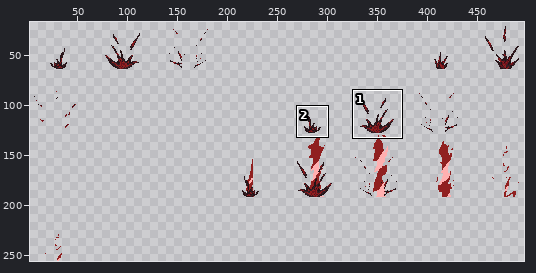
Edited in one commit: sprite sheet (Assets/Aseprite Files/Sprites/Flame Attack .png). The picture above shows the old version from afar; the outline marks the close-up.
Close-up. Before:
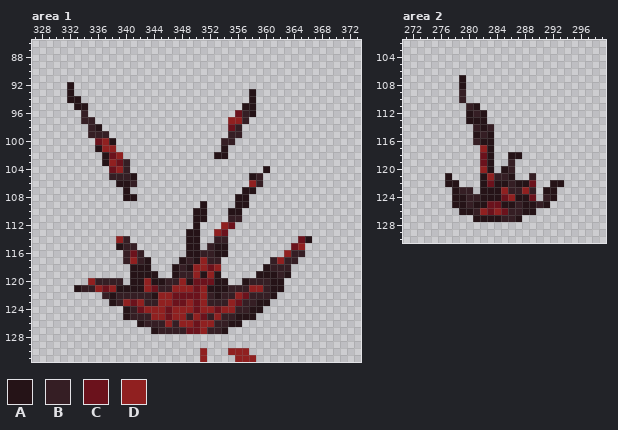
The file is 512x256 pixels. Shown: area 1: x 327..373, y 86..131; area 2: x 271..299, y 102..130. The wide view leaves out empty margins. The commit also changed other parts of the picture, which this record leaves out.
Palette (. is transparent): A #251317  B #351e24  C #6b121c  D #902020
Pixels before, area 1, first column x 332:
 92 A..................................
 93 A.........................A........
 94 AA........................A........
 95 .AA......................AA........
 96 ..B.....................CBA........
 97 ..BB...................DDB.........
 98 ...BA..................CB..........
 99 ...BBB.................BB..........
100 ....CDA...............BB...........
101 ....ADD...............A............
102 .....ACD.............AA............
103 .....ADCB..........................
104 ......CDB...................A......
105 ......BBBA................AB.......
106 .......AAB................DB.......
107 ........A................AA........
108 ........AA..............AA.........
109 ...................A....AA.........
110 ..................AA...AA..........
111 ..................AA...BB..........
112 ..................A...DC...........
113 .................AA..DC............
114 .......DB........AA..BB..........CA
115 .......ABB.......AA.BAA.........CD.
116 ........BCB......AABBAA........DBB.
117 ........BDBA....ABADBB.......BDBB..
118 .........AAA...ABADDCD......ABBB...
119 .........AAAA..ABBDADA.....AAABA...
120 ...DBBBB.AADAABBDACCCAA..ABBBAA....
121 .ABBDCDAAAADCBBDDDCDAAABBBDDBAA....
122 .....BABBBBBADDCCCCDBABBDCBBBA.....
123 ......ABDCDBBDDCCDCDBBBDCBBAA......
124 ........ABCDDDCDDDCDDCDDBBAA.......
125 ........ABBBDDCDDBDCBDBBAAA........
126 ..........ABBBDBDDCDDBBAA..........
127 ............ABBBBCCDBBA............
128 ...................................
129 ...................................
130 ...................D...DDD.........
131 ...................D....DDD........
Pixels before, area 2, first column x 277:
107 ..A..............
108 ..A..............
109 ..B..............
110 ..B..............
111 ...BA............
112 ...ABA...........
113 ...AAA...........
114 ....BAB..........
115 ....ABA..........
116 ....BAA..........
117 .....DA..........
118 .....CA..AA......
119 .....CA..B.......
120 .....DA.AB.......
121 A....ADBBA..B....
122 AA...ACAABAAC..AA
123 .ABB.AAADBBDB.AA.
124 .AABBAAACDAAC.BA.
125 .AABAACCAABAABA..
126 ..AABDCDCBBAA....
127 ....AAAABBA......
New version:
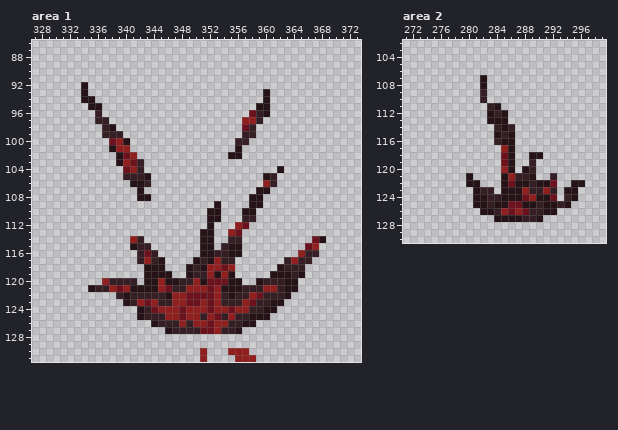
The exact change:
Changed rows in their new state; - is an unchanged pixel.
Area 1:
first column x 332:
 92 .-A----------------------------------
 93 .-A-----------------------.-A--------
 94 ..AA----------------------.-A--------
 95 -..AA--------------------..AA--------
 96 --.-B-------------------..CBA--------
 97 --..BB-----------------..DDB---------
 98 ---..BA----------------..CB----------
 99 ---..-BB---------------..BB----------
100 ----..CDA-------------..BB-----------
101 ----..ADD-------------.-A------------
102 -----..ACD-----------..AA------------
103 -----..ADCB--------------------------
104 ------..CDB-----------------.-A------
105 ------..-BBA--------------..AB-------
106 -------..AAB--------------..DB-------
107 --------.-A--------------..AA--------
108 --------..AA------------..AA---------
109 -------------------.-A--..AA---------
110 ------------------..AA-..AA----------
111 ------------------..AA-..BB----------
112 ------------------.-A-..DC-----------
113 -----------------..AA..DC------------
114 -------..DB------..AA..BB--------..CA
115 -------..ABB-----..AA.BAA-------..CD-
116 --------..-CB----..AABBAA------..DBB-
117 --------..-DBA--..-BADBB-----..-DBB--
118 ---------..-AA-..-BAD-CD----..A-BB---
119 ---------..--AA..ABB--DA---..-A-BA---
120 ---..D--BB.A-DAABBDA-CCAA..A-BBAA----
121 -..ABB-CD--AADCBB-D-CD-AA-BBDDBAA----
122 -----..-A---BBADD--CCD-ABBDC-BBA-----
123 ------..AB-CDBBDDC--CD-BBDCBBAA------
124 --------..ABC-D-C-D-CD-CDDBBAA-------
125 --------..A-BBD-CD-BDC-DBB-AA--------
126 ----------..A-B--BD-CDDBBAA----------
127 ------------..A--BBCCDBBA------------
Area 2:
first column x 277:
107 --.--A--------------
108 --.--A--------------
109 --.--B--------------
110 --.--B--------------
111 ---..-BA------------
112 ---...ABA-----------
113 ---...AAA-----------
114 ----...BAB----------
115 ----...ABA----------
116 ----...BAA----------
117 -----..-DA----------
118 -----..-C-.-AA------
119 -----..-CA--B-------
120 -----..-DA-AB-------
121 .--A-...ADBBA--B----
122 ..-AA...-C--BAAC.-AA
123 -...ABB.AAA--BDB-AA-
124 -...A-BBAA-CDAAC-BA-
125 -...--BA-CC----ABA--
126 --...AABDCDCBBAA----
127 ----...-AA-BBA------
